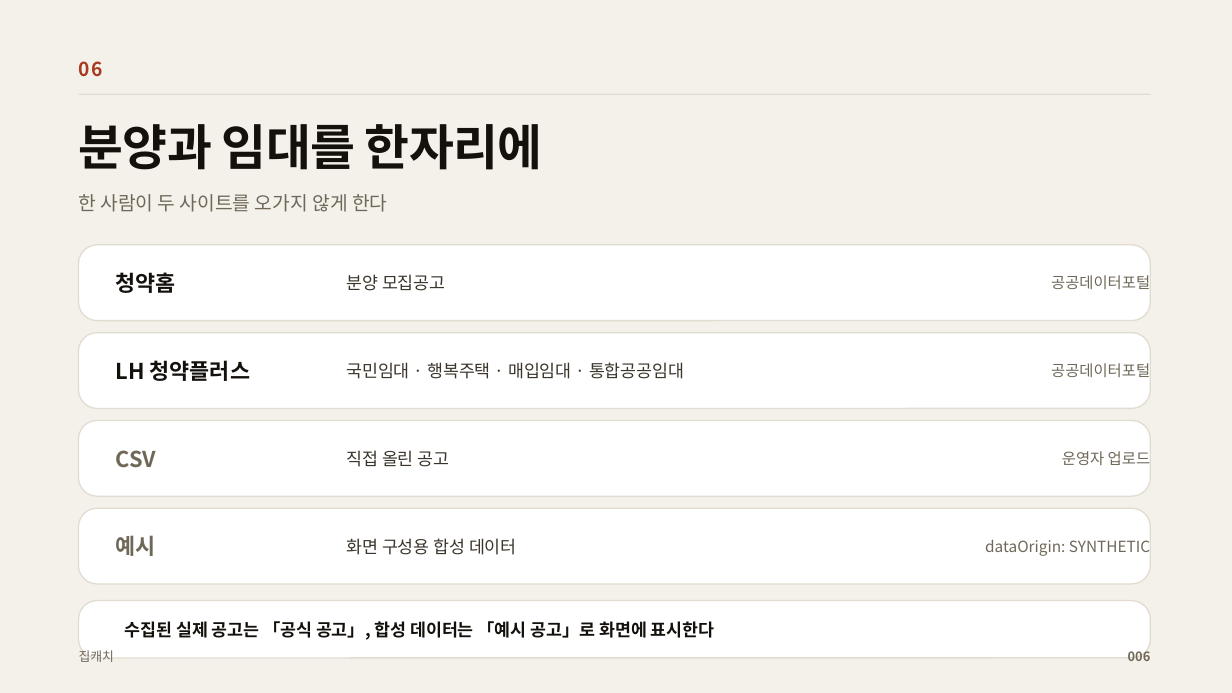
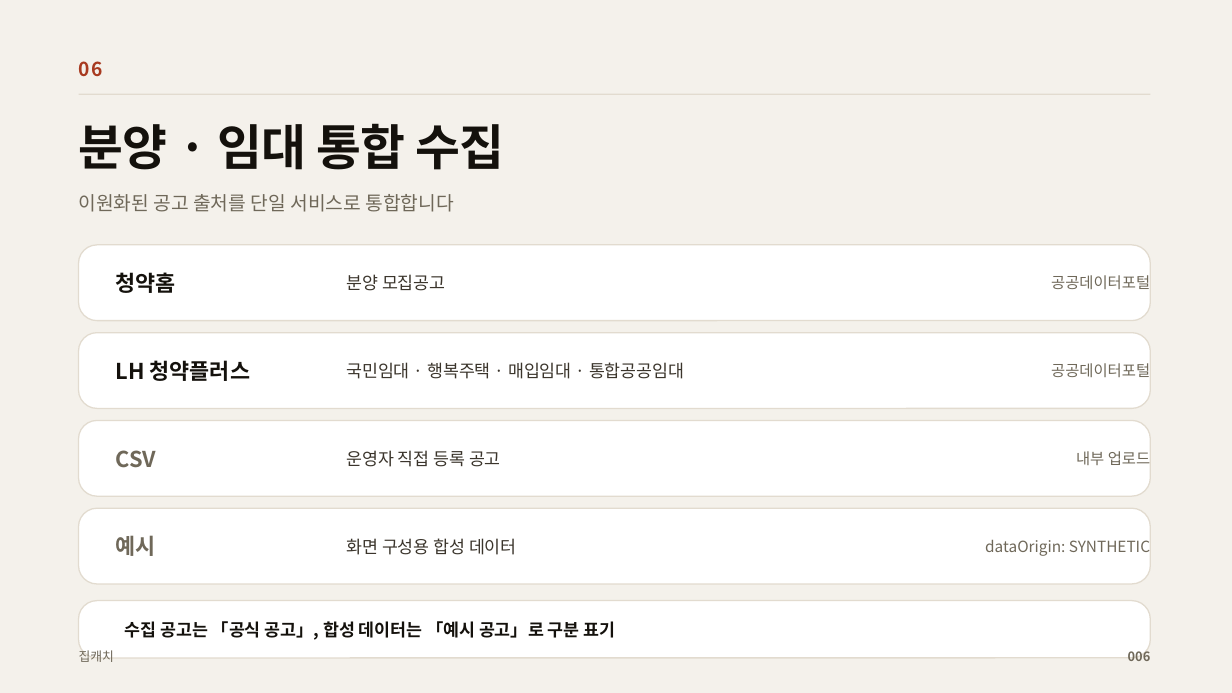
Before and after one commit to yubinxe/ch_insight, a slide deck: slide 7 of docs/presentation/집캐치_IR.pptx. Drawn at 1232x693 pixels with LibreOffice and Linux fonts; fonts in the diff are those of the drawing. Boxes give left, top, right and bottom in pixels: in the first picture for what was removed or moved away, otherwise in the second. Text is boxed around its words. In the diff, an @@ line names an element or a change of style, - is before the commit and + after.

```diff
--- a/docs/presentation/집캐치_IR.pptx
+++ b/docs/presentation/집캐치_IR.pptx
@@ text at bbox=[79, 123, 504, 170]: text changed @@
-분양과 임대를 한자리에
+분양 · 임대 통합 수집
@@ text at bbox=[79, 194, 453, 212]: text changed @@
-한 사람이 두 사이트를 오가지 않게 한다
+이원화된 공고 출처를 단일 서비스로 통합합니다
@@ text at bbox=[346, 450, 501, 467]: text changed @@
-직접 올린 공고
+운영자 직접 등록 공고
@@ text at bbox=[1076, 451, 1150, 465]: text changed @@
-운영자 업로드
+내부 업로드
@@ text at bbox=[125, 621, 615, 640]: text changed @@
-수집된 실제 공고는 「공식 공고」, 합성 데이터는 「예시 공고」로 화면에 표시한다
+수집 공고는 「공식 공고」, 합성 데이터는 「예시 공고」로 구분 표기
```
Also in this commit, not shown: 9 other slides changed, 2 other files.
